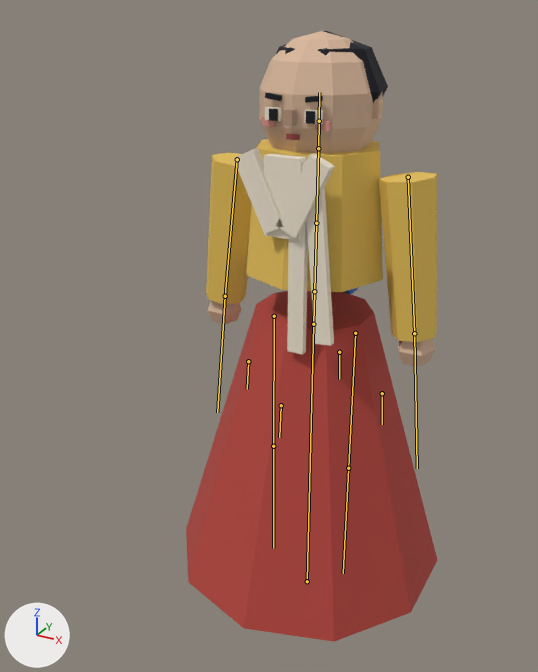
An edit to the glTF model assets3d/npcs/npc_N104b.glb, drawn before and after from the same camera.
The view is the same before and after, from a 50 mm lens placed at (0.592, -1.266, 1.25), pointed at (-0.077, -0.049, 0.642). Arrows for +X, +Y and +Z are at lower left; the lights stay in place. The picture after the commit comes second. The bones that change, and the others that lie on the model, are drawn over the model as lines.

In view in the first picture: 'npc_N104b_part0', 'npc_N104b_part1', 'npc_N104b_part2', 'npc_N104b_part3', 'npc_N104b_part4', 'npc_N104b_part5', 'npc_N104b_part6', 'npc_N104b_part7', 'npc_N104b_part8', 'npc_N104b_part9'.
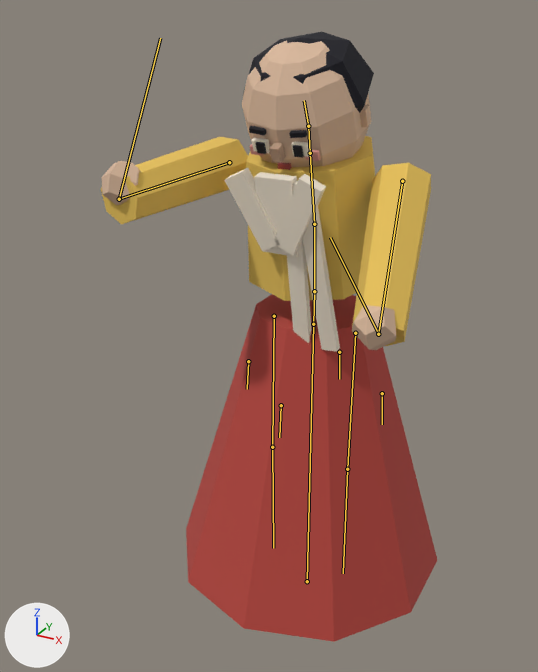
The newer file adds an action. The first version stands in its rest pose; the second is drawn at frame 43 of the action 'MournStand'.

Where the change shows, as pixel boxes (x1, y1, x2, y2) in the pictures (538 x 672 px):
```json
{"object": "npc_N104b_part2", "change": "posed", "before": [206, 139, 437, 342], "after": [101, 136, 431, 346], "on screen": "43% wider"}
{"object": "npc_N104b_part3", "change": "posed", "before": [208, 31, 436, 367], "after": [102, 41, 396, 350], "on screen": "29% wider, 8% shorter"}
{"object": "npc_N104b_part1", "change": "posed", "before": [233, 107, 335, 354], "after": [224, 138, 340, 352]}
{"object": "npc_N104b_part5", "change": "posed", "before": [265, 31, 388, 103], "after": [243, 31, 374, 138]}
{"object": "npc_N104b_part6", "change": "posed", "before": [261, 116, 331, 131], "after": [249, 144, 321, 161], "on screen": "12% taller"}
{"bone": "Spine", "before": "(314, 291) to (316, 223)", "after": "(314, 291) to (314, 224)"}
{"bone": "Chest", "before": "(316, 223) to (318, 148)", "after": "(314, 224) to (310, 153)"}
{"bone": "Head", "before": "(319, 121) to (319, 92)", "after": "(308, 126) to (304, 100)"}
{"bone": "UpperArm.L", "before": "(408, 177) to (414, 333)", "after": "(402, 181) to (378, 334)"}
{"bone": "Hand.L", "before": "(414, 333) to (417, 468)", "after": "(378, 334) to (330, 237)"}
{"bone": "UpperArm.R", "before": "(237, 159) to (225, 296)", "after": "(229, 162) to (119, 199)"}
{"bone": "Hand.R", "before": "(225, 296) to (217, 412)", "after": "(119, 199) to (160, 38)"}
```

The change, as JSON lines over the scene's bpy script:
```json
{"block": "bone_spine", "where": "bone_spine = bpy.data.objects['Armature'].pose.bones['Spine']  # child of 'Hips'"}
{"op": "set", "path": "bone_spine.rotation_quaternion", "old": "(1.0, 0.0, 0.0, 0.0)", "new": "(1.0, 0.029, 0.0, 0.0)", "note": "degrees (0, 0, 0) -> degrees (3, 0, 0)"}
{"block": "bone_chest", "where": "bone_chest = bpy.data.objects['Armature'].pose.bones['Chest']  # child of 'Spine'"}
{"op": "set", "path": "bone_chest.rotation_quaternion", "old": "(1.0, 0.0, 0.0, 0.0)", "new": "(0.998, 0.067, 0.0, 0.0)", "note": "degrees (0, 0, 0) -> degrees (8, 0, 0)"}
{"block": "bone_head", "where": "bone_head = bpy.data.objects['Armature'].pose.bones['Head']  # child of 'Neck'"}
{"op": "set", "path": "bone_head.rotation_quaternion", "old": "(1.0, 0.0, 0.0, 0.0)", "new": "(0.994, 0.109, 0.0, 0.0)", "note": "degrees (0, 0, 0) -> degrees (12, 0, 0)"}
{"block": "bone_upperarm_l", "where": "bone_upperarm_l = bpy.data.objects['Armature'].pose.bones['UpperArm.L']  # child of 'Chest'"}
{"op": "set", "path": "bone_upperarm_l.rotation_quaternion", "old": "(1.0, 0.0, 0.0, 0.0)", "new": "(-0.873, 0.475, 0.033, 0.103)", "note": "degrees (0, 0, 0) -> degrees (-56, -9, -9)"}
{"block": "bone_hand_l", "where": "bone_hand_l = bpy.data.objects['Armature'].pose.bones['Hand.L']  # child of 'UpperArm.L'"}
{"op": "set", "path": "bone_hand_l.rotation_quaternion", "old": "(1.0, 0.0, 0.0, 0.0)", "new": "(0.719, -0.688, -0.069, -0.069)", "note": "degrees (0, 0, 0) -> degrees (-87, -11, 0)"}
{"block": "bone_upperarm_r", "where": "bone_upperarm_r = bpy.data.objects['Armature'].pose.bones['UpperArm.R']  # child of 'Chest'"}
{"op": "set", "path": "bone_upperarm_r.rotation_quaternion", "old": "(1.0, 0.0, 0.0, 0.0)", "new": "(-0.657, 0.743, -0.077, -0.101)", "note": "degrees (0, 0, 0) -> degrees (-97, 15, 1)"}
{"block": "bone_hand_r", "where": "bone_hand_r = bpy.data.objects['Armature'].pose.bones['Hand.R']  # child of 'UpperArm.R'"}
{"op": "set", "path": "bone_hand_r.rotation_quaternion", "old": "(1.0, 0.0, 0.0, 0.0)", "new": "(0.439, -0.889, 0.089, 0.089)", "note": "degrees (0, 0, 0) -> degrees (-128, 14, -5)"}
```
